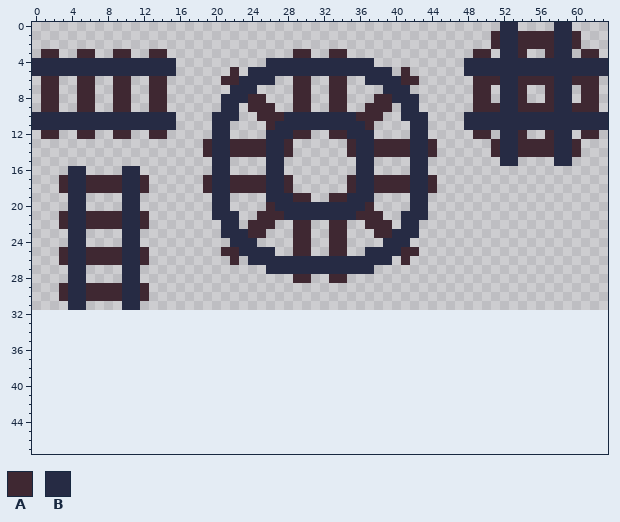
Pixel-art file -- Tilemap/RailAtlas.aseprite. The picture above is the old version.
64x32 pixels, 1 frame. The old version is drawn lined up with the new one, on the new canvas.
Palette (. is transparent): A #3f2832  B #262b44
After:
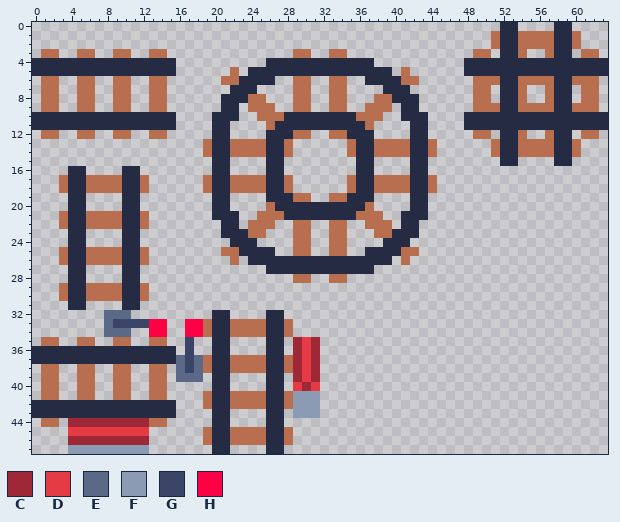
Colours new in this view: C #9e2835  D #e43b44  E #5a6988  F #8b9bb4  G #3a4466  H #ff0044
The exact change:
canvas 64x32 -> 64x48
colour A: #3f2832 -> #b86f50
y 32: x 8..10 ... -> EEE; x 20..21 .. -> BB; x 26..27 .. -> BB
y 33: x 8..14 ....... -> EGGGGHH; x 17..28 ............ -> HHABBAAAABBA
y 34: x 8..10 ... -> EEE; x 13..14 .. -> HH; x 17..28 ............ -> HHABBAAAABBA
y 35: x 1..2 .. -> AA; x 5..6 .. -> AA; x 9..10 .. -> AA; x 13..14 .. -> AA; x 17 . -> G; x 20..21 .. -> BB; x 26..27 .. -> BB; x 29..31 ... -> CDC
y 36: x 0..15 ................ -> BBBBBBBBBBBBBBBB; x 17 . -> G; x 20..21 .. -> BB; x 26..27 .. -> BB; x 29..31 ... -> CDC
y 37: x 0..31 ................................ -> BBBBBBBBBBBBBBBBEGEABBAAAABBACDC
y 38: x 1..2 .. -> AA; x 5..6 .. -> AA; x 9..10 .. -> AA; x 13..14 .. -> AA; x 16..31 ................ -> EGEABBAAAABBACDC
y 39: x 1..2 .. -> AA; x 5..6 .. -> AA; x 9..10 .. -> AA; x 13..14 .. -> AA; x 16..18 ... -> EEE; x 20..21 .. -> BB; x 26..27 .. -> BB; x 29..31 ... -> CDC
y 40: x 1..2 .. -> AA; x 5..6 .. -> AA; x 9..10 .. -> AA; x 13..14 .. -> AA; x 20..21 .. -> BB; x 26..27 .. -> BB; x 29..31 ... -> DCD
y 41: x 1..2 .. -> AA; x 5..6 .. -> AA; x 9..10 .. -> AA; x 13..14 .. -> AA; x 19..31 ............. -> ABBAAAABBAFFF
y 42: x 0..15 ................ -> BBBBBBBBBBBBBBBB; x 19..31 ............. -> ABBAAAABBAFFF
y 43: x 0..15 ................ -> BBBBBBBBBBBBBBBB; x 20..21 .. -> BB; x 26..27 .. -> BB; x 29..31 ... -> FFF
y 44: x 1..2 .. -> AA; x 4..14 ........... -> CCCCCCCCCAA; x 20..21 .. -> BB; x 26..27 .. -> BB
y 45: x 4..12 ......... -> DDDDDDDDD; x 19..28 .......... -> ABBAAAABBA
y 46: x 4..12 ......... -> CCCCCCCCC; x 19..28 .......... -> ABBAAAABBA
y 47: x 4..12 ......... -> FFFFFFFFF; x 20..21 .. -> BB; x 26..27 .. -> BB
Boxes around the changes in both pictures, in picture pixels (x1, y1, x2, y2):
changed: (473, 31, 599, 157)
changed: (32, 49, 437, 454)
